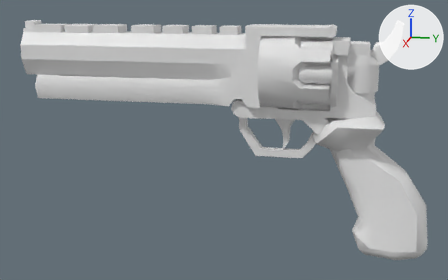
An edit to the FBX model Assets/3D/Guns/Revolver.FBX, drawn before and after from the same camera.
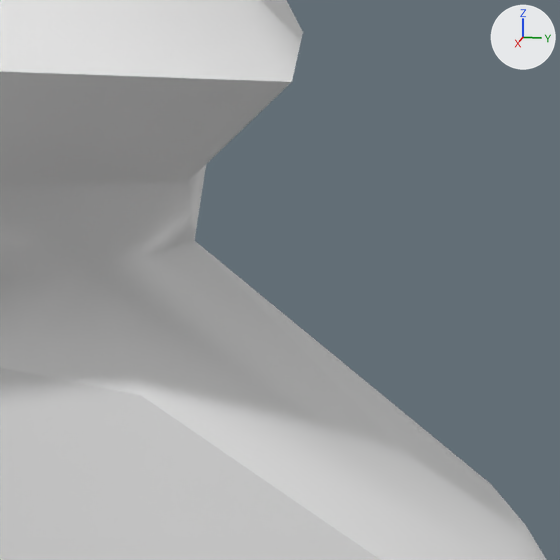
Each version is shown whole from a 50 mm lens placed at (1.756, -0.092, 0.549), pointed at (0.007, -0.442, 0.112), then close up on the part from 79% to 92% of the width and 43% to 63% of the height. The lights are fixed; the arrows at upper right show +X, +Y and +Z. Where no turn or scale is listed for an object, it has been applied to the vertices. Vertices at the same position are counted once.

Names of what the first close-up shows: 'Handle'.
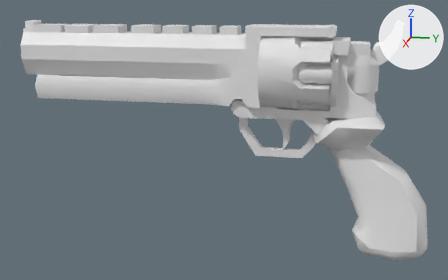
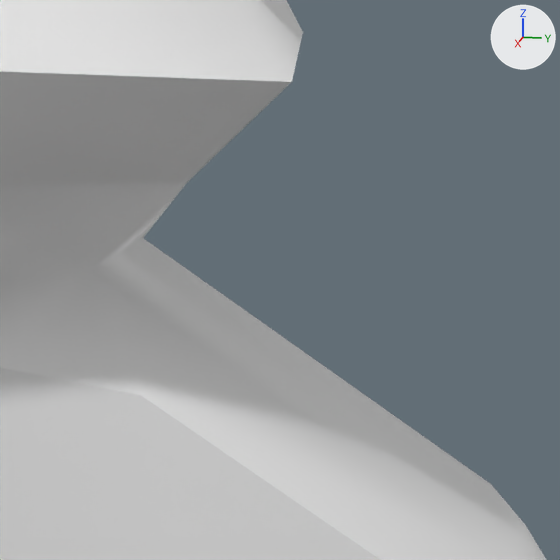
Boxes (x1, y1, x2, y2) around the edits, measured in the close-ups (560 x 560 px; the box of a moved part takes in the faces that stretch with it):
part 1 of me_mesh, moved or reshaped
    before: (89, 165, 525, 560)
    after: (89, 184, 525, 560)

The edits, one by one:
me_mesh has 401 vertices, 712 faces and spans x -0.089..0.089, y -0.414..0.156, z -0.199..0.411.
me_mesh is used by ob_handle; location (0.0, 0.0, 0.0).
Part 1, on me_mesh:
Vertex 44 of me_mesh moves from (0.0, -0.009, 0.116) at pixel (194, 240) to (0.0, -0.023, 0.116) at pixel (143, 238).
